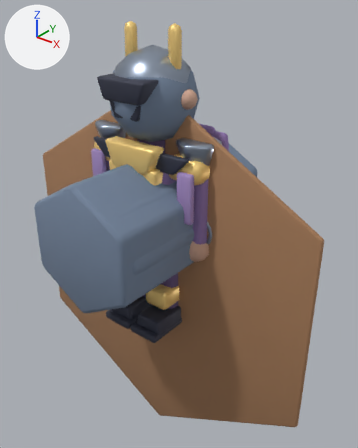
Renders of the glTF model public/assets/models/characters/commander.glb from each side of a commit.
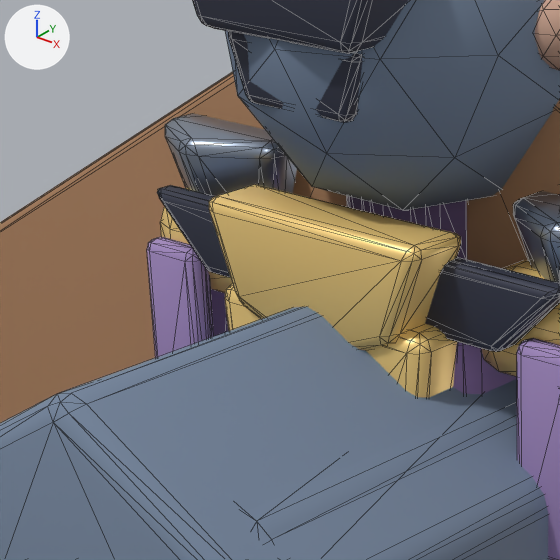
There are two pictures of each version: one whole from a camera (50 mm lens) standing at (2.161, -2.437, 2.341) and looking at (0.064, 0.184, 0.716), one close up on the part from 16% to 52% of the width and 21% to 50% of the height. Every picture has the same lights, and +X, +Y and +Z are marked at upper left. The first two pictures are the older version. The close-ups show mesh edges as thin lines. Where no turn or scale is listed for an object, it has been applied to the vertices.

Names of what the first close-up shows: 'LOD1_PROXY_body', 'LOD2_PROXY_body', 'LOD2_PROXY_head', 'armPanel.L', 'armPanel.R', 'chinGuard', 'collarFront', 'enemyShoulderTrim', 'helmetBrow', 'shoulderCap.-1', 'torsoShell', 'weapon.pole' and 7 more.
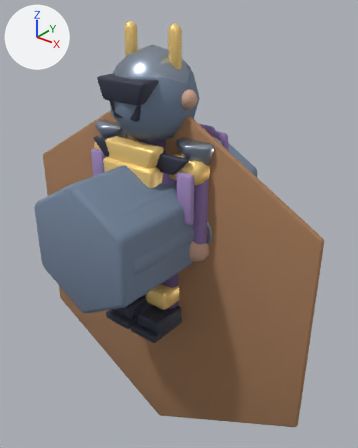
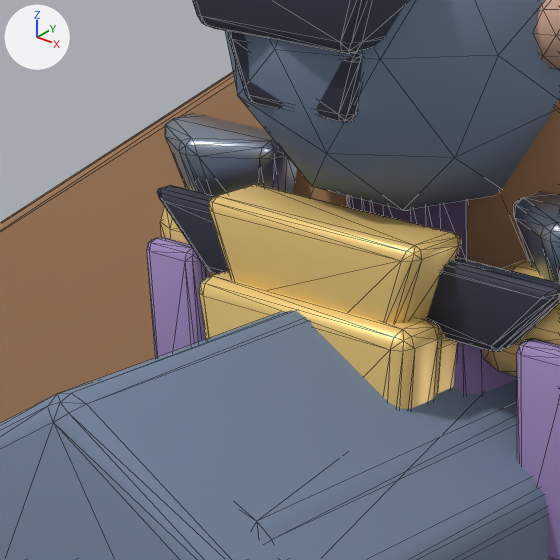
The change in detail:
Mesh me_torsofrontshellmesh_019 is new.
It has 68 vertices, 132 faces and spans x -0.218..0.218, y -0.05..0.05, z 0.79..1.3.
It uses material mat_mat_commander_accent (beige #ffda86).
Object 'torsoFrontShell' (ob_torsofrontshell) is new; it shows me_torsofrontshellmesh_019.
Its location is (0.0, -0.24, 0.0).

Changed parts and their boxes [x1, y1, x2, y2] in the close-ups (560 x 560 px):
'torsoFrontShell', added (beige): after [199, 271, 442, 409]
'torsoShell', unchanged, covered by the edit: before [225, 284, 457, 398]; after [436, 332, 457, 394]
